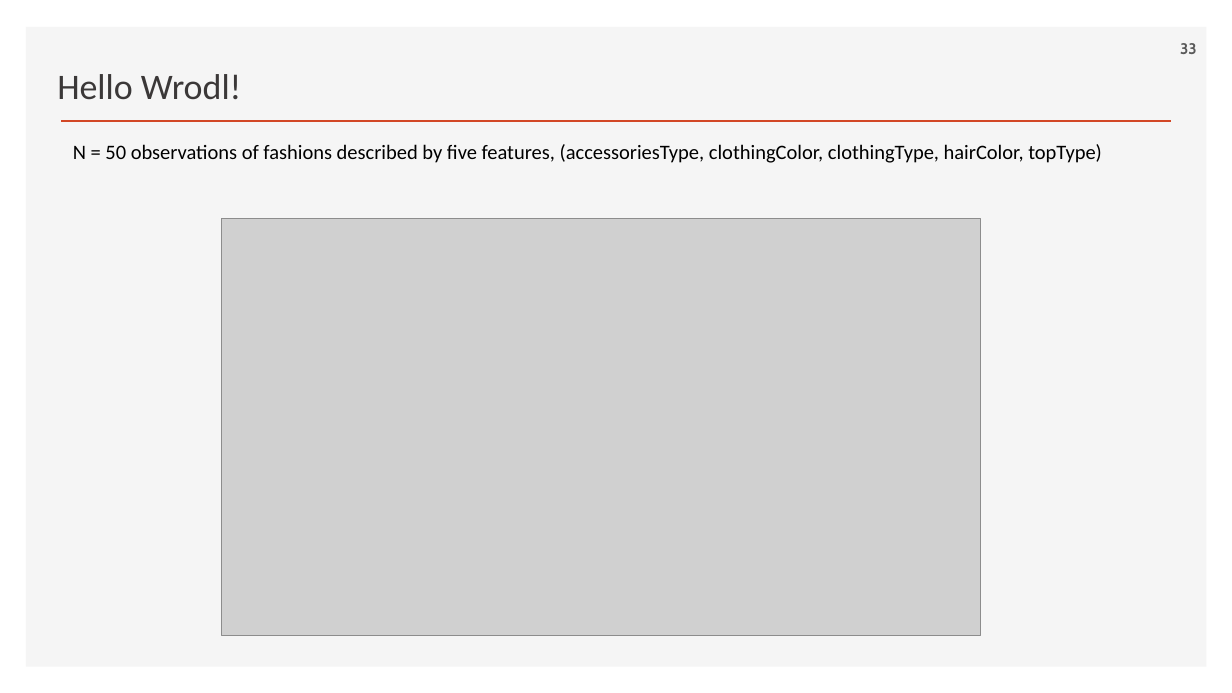
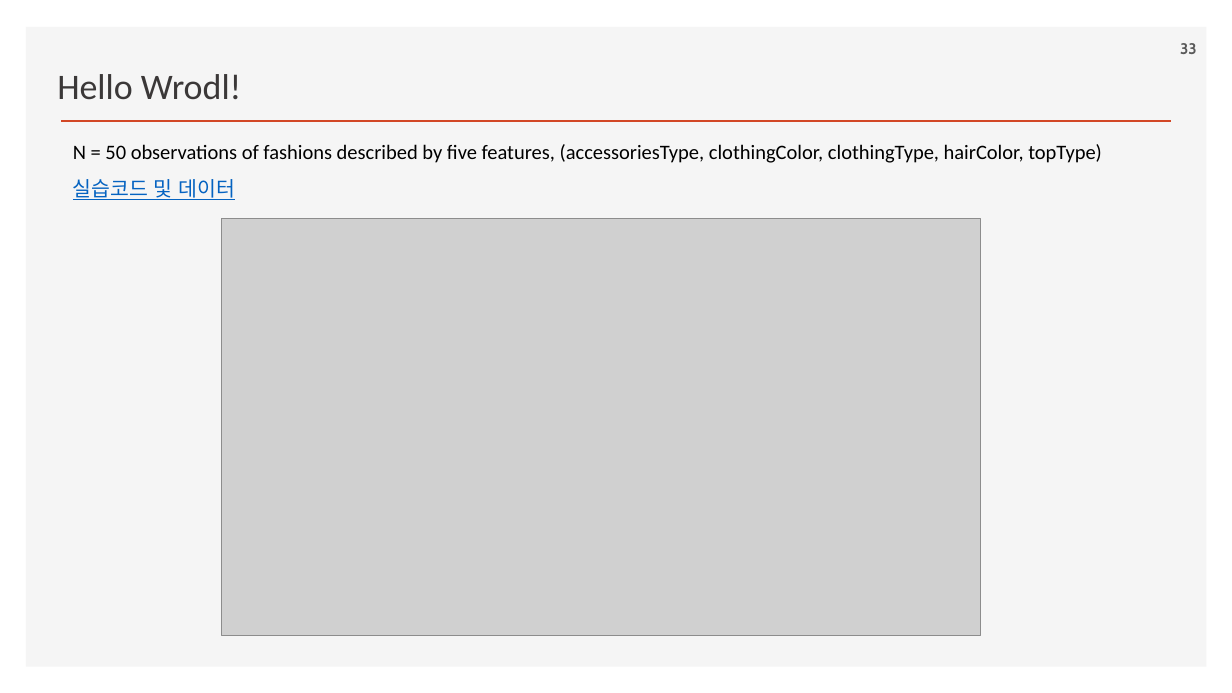
Before and after one commit to ancestor9/2026_Fall_Generative-Deep-Learning, a slide deck: slide 33 of Chapter 01 Generative Deep Learning.pptx. Drawn at 1232x693 pixels with LibreOffice and Linux fonts; fonts in the diff are those of the drawing; grey boxes stand for pictures; background and template pictures are left out. Boxes give left, top, right and bottom in pixels: in the first picture for what was removed or moved away, otherwise in the second. Text is boxed around its words. In the diff, an @@ line names an element or a change of style, - is before the commit and + after.

```diff
--- a/Chapter 01 Generative Deep Learning.pptx
+++ b/Chapter 01 Generative Deep Learning.pptx
@@ text at (x1=73, y1=144, x2=1102, y2=200): text changed @@
-N = 50 observations of fashions described by five features, (accessoriesType, clothingColor, clothingType, hairColor, topType)
+N = 50 observations of fashions described by five features, (accessoriesType, clothingColor, clothingType, hairColor, topType) 실습코드 및 데이터
```
